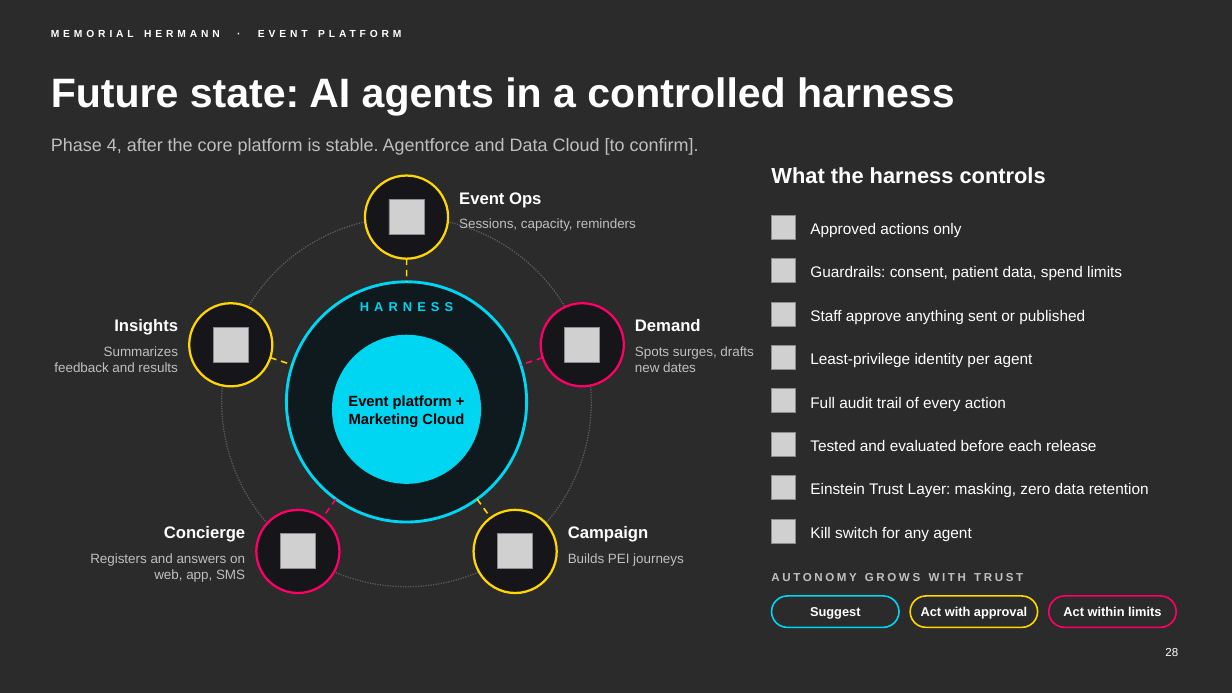
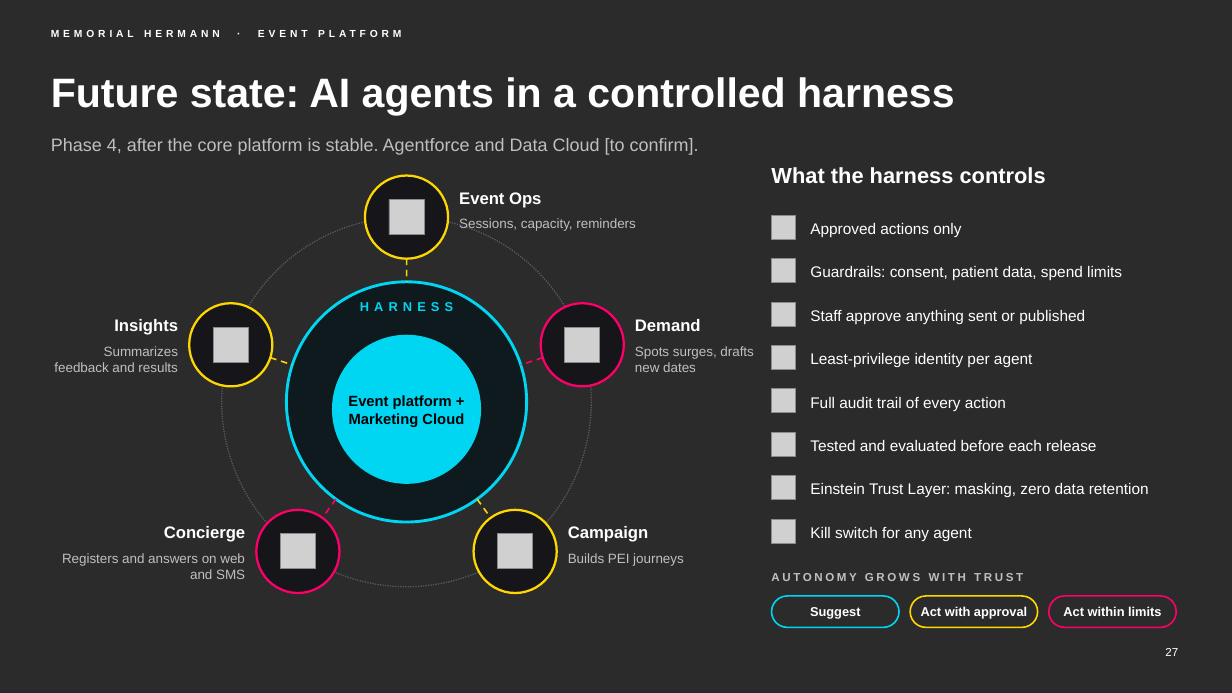
Before and after one commit to chintasurya/preSales_Memorial-hermann, a slide deck: slide 27 of deck/Memorial-Hermann-Event-Platform.pptx (slide 28 before the commit). Drawn at 1232x693 pixels with LibreOffice and Linux fonts; fonts in the diff are those of the drawing; grey boxes stand for pictures; background and template pictures are left out; a plain dark background stands for a picture behind light text. Boxes give left, top, right and bottom in pixels: in the first picture for what was removed or moved away, otherwise in the second. Text is boxed around its words. In the diff, an @@ line names an element or a change of style, - is before the commit and + after.

```diff
--- a/deck/Memorial-Hermann-Event-Platform.pptx
+++ b/deck/Memorial-Hermann-Event-Platform.pptx
@@ text at box(62, 553, 245, 579): text changed @@
-Registers and answers on web, app, SMS
+Registers and answers on web and SMS
@@ page number at box(1165, 648, 1178, 656): text changed @@
-28
+27
```
Also in this commit, not shown: 16 other slides changed, 2 slides added, 3 slides removed, 9 other files.
